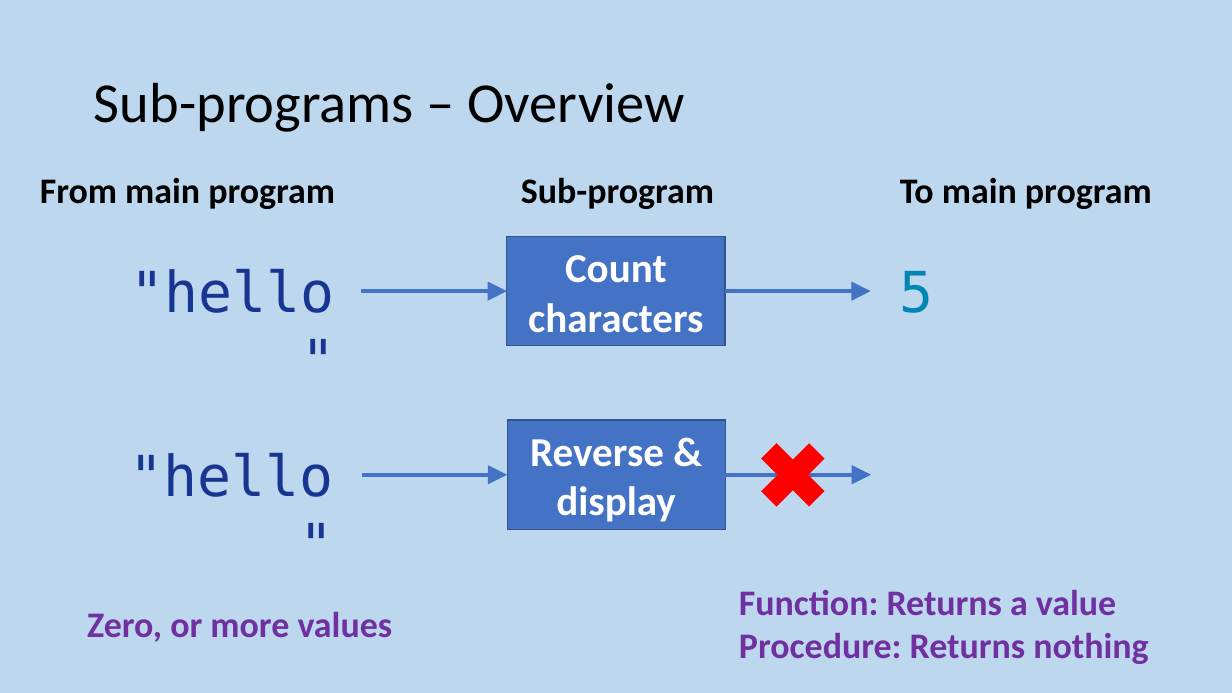
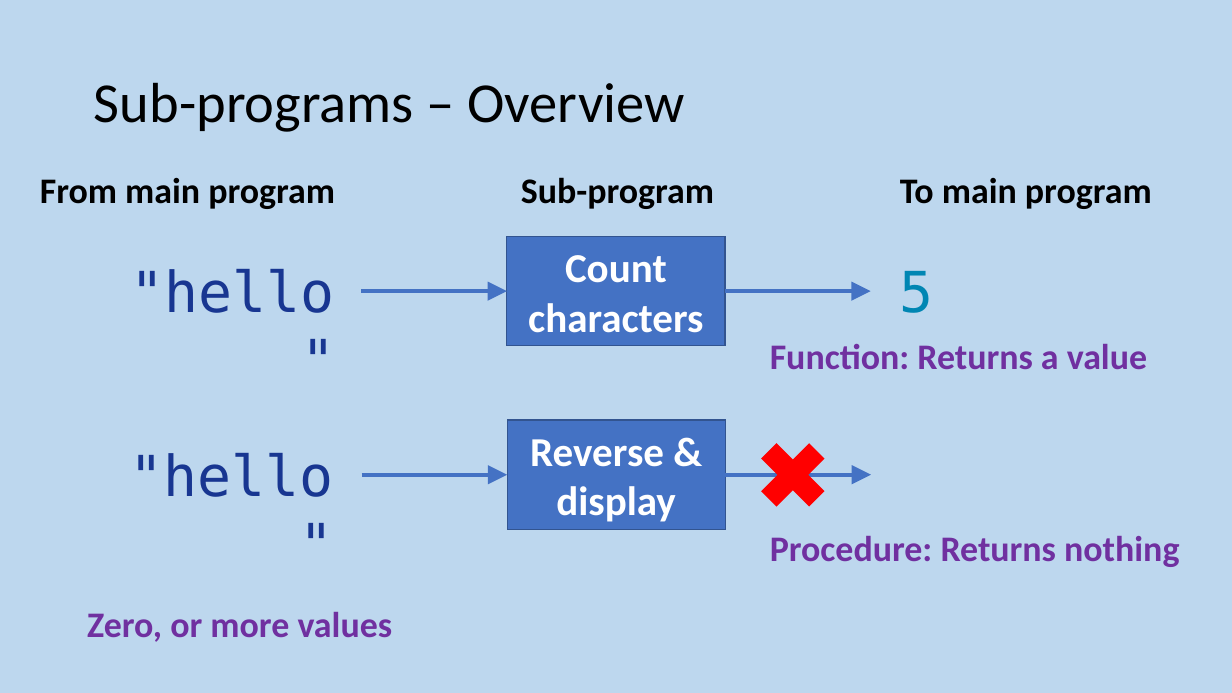
Before and after one commit to MrFriendCS/MrFriendCS.github.io, a slide deck: slide 12 of h-cs/sdd/H CS SDD Slides.pptx. Drawn at 1232x693 pixels with LibreOffice and Linux fonts; fonts in the diff are those of the drawing. Boxes give left, top, right and bottom in pixels: in the first picture for what was removed or moved away, otherwise in the second. Text is boxed around its words. In the diff, an @@ line names an element or a change of style, - is before the commit and + after.

```diff
--- a/h-cs/sdd/H CS SDD Slides.pptx
+++ b/h-cs/sdd/H CS SDD Slides.pptx
@@ text added at (770,344,1147,370), 28 pt, text #7030A0, bold @@
+Function: Returns a value
@@ text "Procedure: Returns nothing": place and size @@
-text "Procedure: Returns nothing" at (739,590,1148,664)
+text "Procedure: Returns nothing" at (770,536,1179,567)
@@ text at (739,590,1116,616): paragraph removed @@
-Function: Returns a value
```
Also in this commit, not shown: 2 other slides changed, 1 other file.
